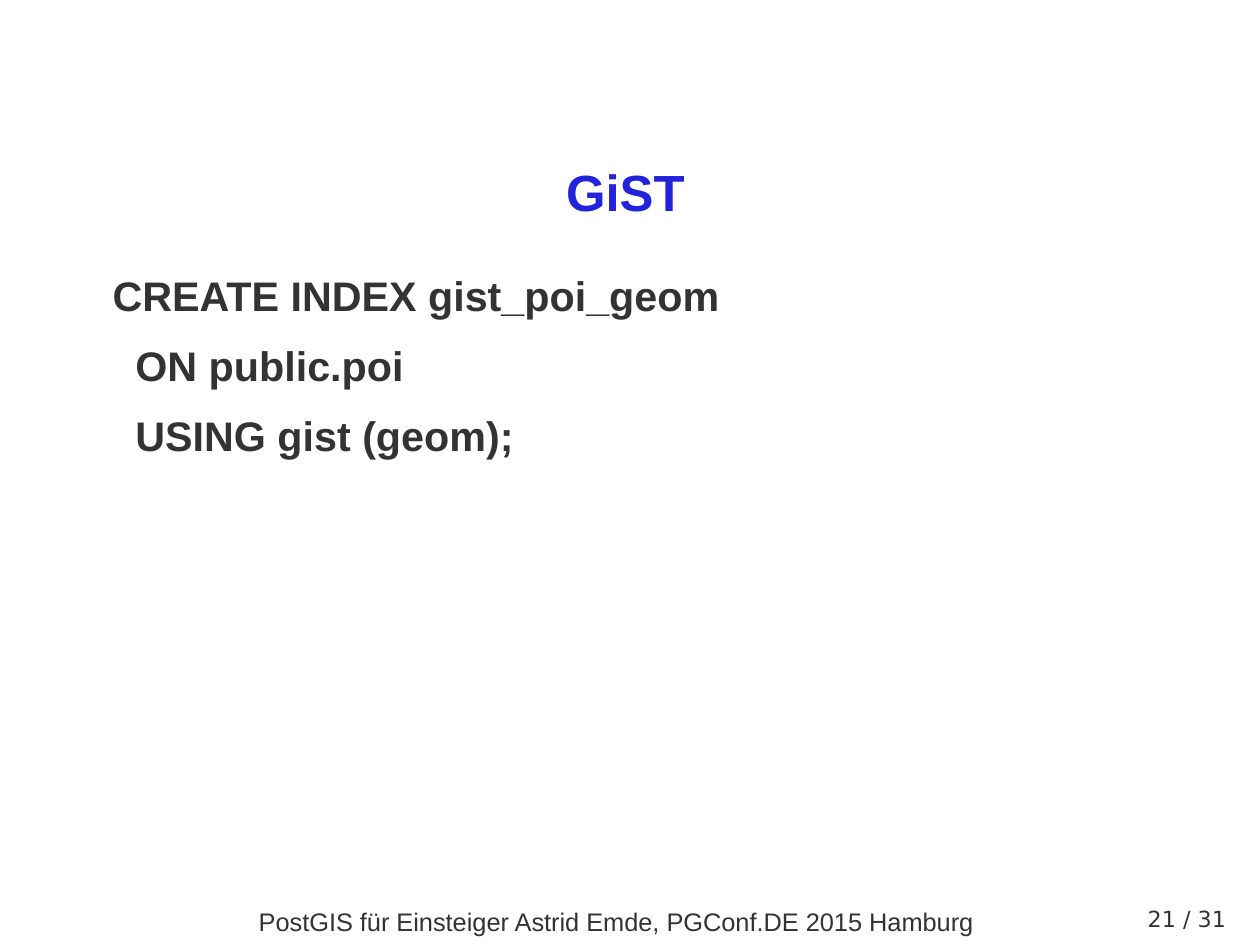
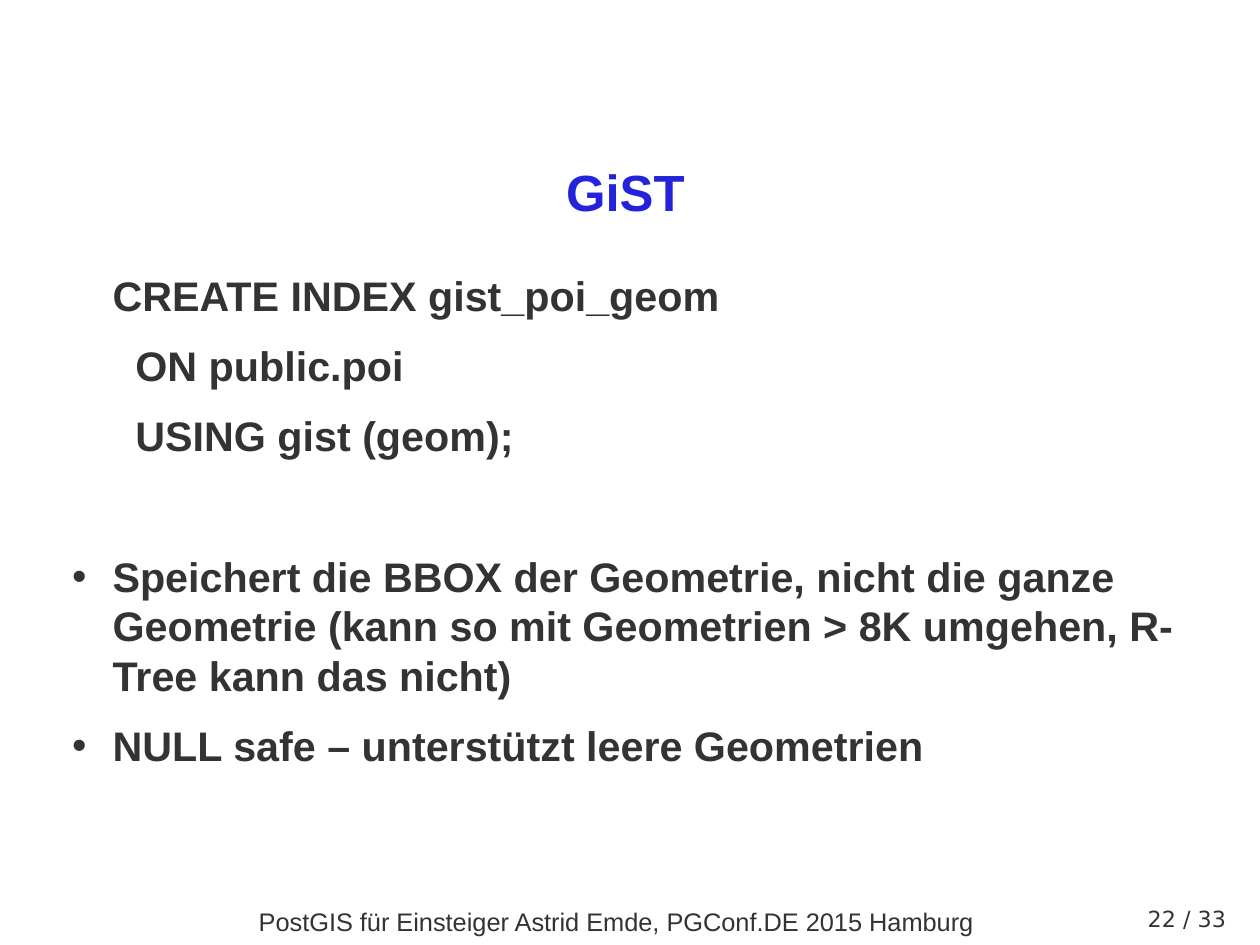
Before and after one commit to astroidex/presentations, a slide deck: slide 22 of PGConf.DE2015/PGCONFDE_2015_PostGIS_fuer_Einsteiger_AEmde.odp (slide 21 before the commit). Drawn at 1260x945 pixels with LibreOffice and Linux fonts; fonts in the diff are those of the drawing; background and template pictures are left out. Boxes give left, top, right and bottom in pixels: in the first picture for what was removed or moved away, otherwise in the second. Text is boxed around its words. In the diff, an @@ line names an element or a change of style, - is before the commit and + after.

```diff
--- a/PGConf.DE2015/PGCONFDE_2015_PostGIS_fuer_Einsteiger_AEmde.odp
+++ b/PGConf.DE2015/PGCONFDE_2015_PostGIS_fuer_Einsteiger_AEmde.odp
@@ text at box(113, 562, 1173, 762): paragraphs added @@
+• Speichert die BBOX der Geometrie, nicht die ganze Geometrie (kann so mit Geometrien > 8K umgehen, R-Tree kann das nicht)
+• NULL safe – unterstützt leere Geometrien
@@ page number at box(1126, 910, 1226, 928): text changed @@
-21 / 31
+22 / 33
@@ page number at box(1148, 910, 1223, 927): text changed @@
-21 / 31
+22 / 33
```
Also in this commit, not shown: 7 other slides changed, 3 slides added, 1 slide removed, 3 other files.
